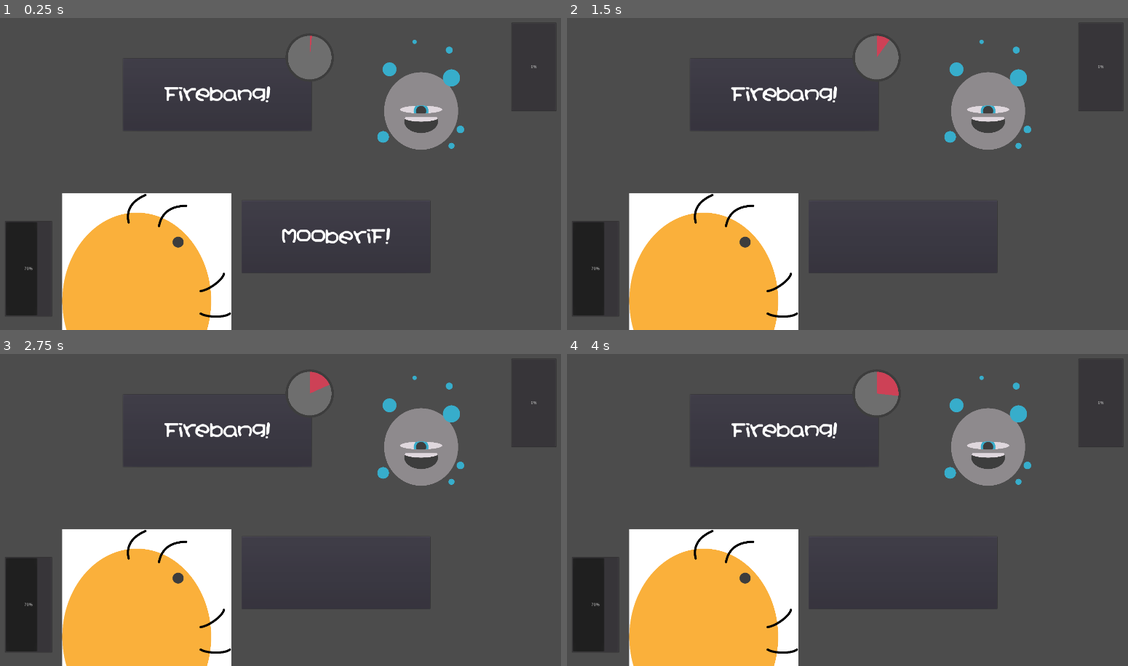
Above: before the commit, frames 1-4 (two rows, left to right).
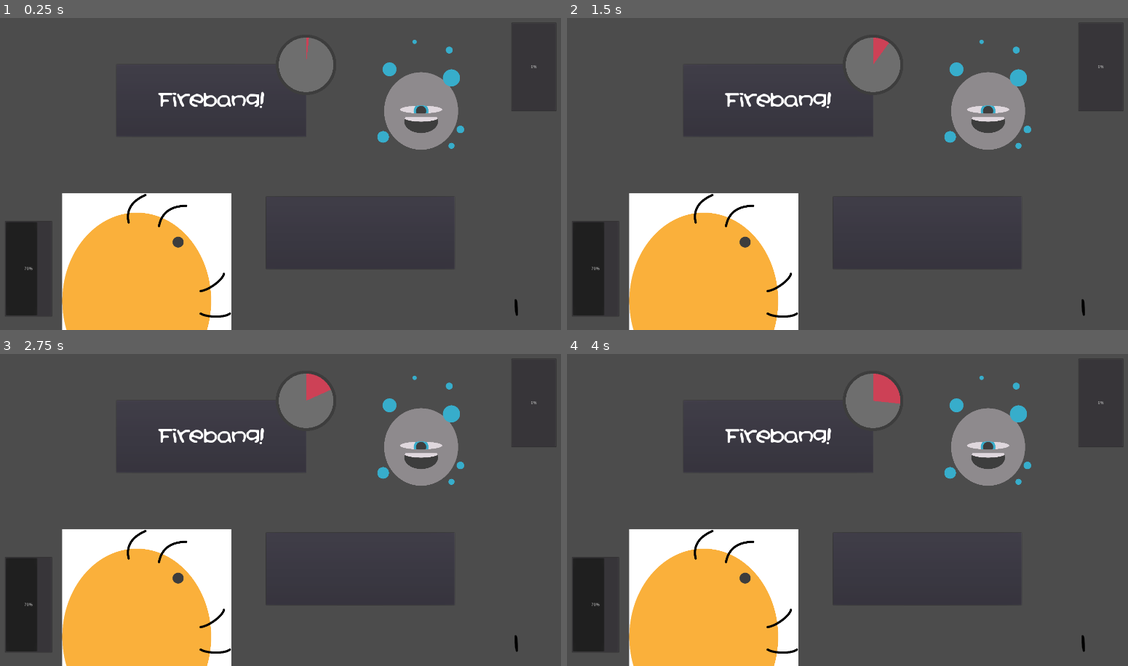
Above: after the commit, the same moments.

Repository: Tzeryushi/Dispelling-Bee
Game: Godot game, scene res://Main.tscn
Two runs of this game, one before a commit and one after it. Both use one fixed random seed, a clock stepped at 60 frames per second and the inputs below.
Inputs:
- Up to frame 1 (0.25 s): no input
- Up to frame 2 (1.5 s): tap Enter (ui_accept) at 0.5, 0.77 s; tap Backspace at 0.6, 1.35 s
- Up to frame 3 (2.75 s): tap Enter (ui_accept) at 1.52 s; tap Backspace at 2.1 s
- Up to frame 4 (4 s): tap Backspace at 2.85, 3.6 s; tap Enter (ui_accept) at 3.02, 3.77 s

The runs differ from the first frame. In frame 1, 1.7% of the frame differs, in the area x 28-93%, y 5-96%; in frame 2, 1.3%; in frame 3, 1.4%; in frame 4, 1.4%.

Commit message:
Implemented honey counter
Needs assets, for course, but it works

Diff:
--- a/combat/Combat.gd
+++ b/combat/Combat.gd
@@ -11,21 +11,26 @@
 #TODO: load stats dynamically - won't necessarily be the same file in the future
 export var player_ref : Resource
 
+#player nodes
 onready var player_spell_box = $GUI/PSContainer/PSpellText
+onready var player_stats = $Player/CombatStats
+onready var player_health = $GUI/PlayerHealth
+onready var player_honey_count = $GUI/HoneyCounter
+
+#enemy nodes
 onready var enemy_spell_box = $GUI/ESContainer/ESpellText
-
-onready var player_stats = $Player/CombatStats
-
-onready var player_health = $GUI/PlayerHealth
 onready var enemy_health = $GUI/EnemyHealth
 onready var spell_timer = $GUI/SpellTimer
 
+#temp nodes for protoyping
 onready var enemy_spells = $Enemy/EnemySpells #TEMPORARY! will pull from Enemy node after behavior is made
 
 var next_spell_count = 0 #TEMPORARY! Behavior will be coded later
-var current_enemy_spell = ""
+var current_enemy_spell = "" #saves key to access current spell in enemy spell dictionary
 
-var player_spell = ""
+var player_spell = "" #current string input from player
+#TODO: handle unhandled input from symbols not supported by fonts
+
 #TODO: pass reformatted enemy spell (with punct. rules and reverse)
 
 var player_text_tags = "[center][wave]"
@@ -40,6 +45,7 @@
 	player_stats.max_honey = player_ref.max_honey
 	player_health.max_value = player_stats.max_health
 	player_health.value = player_stats.health
+	player_honey_count.setup(player_stats.max_honey, player_stats.honey)
 	next_spell()
 
 #handle the keyboard input. Subject to change. Restrict keys with hash?
@@ -90,4 +96,5 @@
 
 
 func _on_CombatStats_health_changed(old_value, new_value):
+	#TODO: might just incept this into a script for the health bar instead of clogging this up
 	player_health.value = new_value
--- a/combat/Combat.tscn
+++ b/combat/Combat.tscn
@@ -9,6 +9,7 @@
 [ext_resource path="res://combat/SpellTimer.gd" type="Script" id=7]
 [ext_resource path="res://combat/CombatStats.gd" type="Script" id=8]
 [ext_resource path="res://data/DefaultPlayer.tres" type="Resource" id=9]
+[ext_resource path="res://combat/HoneyCounter.gd" type="Script" id=10]
 
 [node name="Combat" type="Node2D"]
 script = ExtResource( 1 )
@@ -40,16 +41,16 @@
 rounded = true
 
 [node name="ESContainer" type="PanelContainer" parent="GUI"]
-margin_left = 422.0
-margin_top = 180.0
-margin_right = 1048.0
-margin_bottom = 423.0
+margin_left = 400.0
+margin_top = 200.0
+margin_right = 1030.0
+margin_bottom = 442.0
 
 [node name="ESpellText" type="RichTextLabel" parent="GUI/ESContainer"]
 margin_left = 7.0
-margin_top = 90.0
-margin_right = 619.0
-margin_bottom = 153.0
+margin_top = 89.0
+margin_right = 623.0
+margin_bottom = 152.0
 size_flags_vertical = 4
 theme = ExtResource( 6 )
 bbcode_enabled = true
@@ -59,10 +60,14 @@
 scroll_active = false
 
 [node name="PSContainer" type="PanelContainer" parent="GUI"]
-margin_left = 814.0
-margin_top = 650.0
-margin_right = 1440.0
-margin_bottom = 893.0
+anchor_left = 1.0
+anchor_top = 1.0
+anchor_right = 1.0
+anchor_bottom = 1.0
+margin_left = -1026.0
+margin_top = -443.0
+margin_right = -400.0
+margin_bottom = -200.0
 
 [node name="PSpellText" type="RichTextLabel" parent="GUI/PSContainer"]
 margin_left = 7.0
@@ -72,17 +77,15 @@
 size_flags_vertical = 4
 theme = ExtResource( 6 )
 bbcode_enabled = true
-bbcode_text = "[center][wave]MooberiF!"
-text = "MooberiF!"
 fit_content_height = true
 scroll_active = false
 
 [node name="SpellTimer" type="TextureProgress" parent="GUI"]
-margin_left = 960.0
-margin_top = 99.0
-margin_right = 2960.0
-margin_bottom = 2099.0
-rect_scale = Vector2( 0.08, 0.08 )
+margin_left = 928.0
+margin_top = 103.0
+margin_right = 2928.0
+margin_bottom = 2103.0
+rect_scale = Vector2( 0.1, 0.1 )
 max_value = 1000.0
 texture_under = ExtResource( 4 )
 texture_progress = ExtResource( 5 )
@@ -91,6 +94,27 @@
 
 [node name="Timer" type="Timer" parent="GUI/SpellTimer"]
 autostart = true
+
+[node name="HoneyCounter" type="NinePatchRect" parent="GUI"]
+margin_left = 1672.0
+margin_top = 962.0
+margin_right = 1890.0
+margin_bottom = 1057.0
+script = ExtResource( 10 )
+
+[node name="Count" type="Label" parent="GUI/HoneyCounter"]
+anchor_right = 1.0
+anchor_bottom = 1.0
+margin_right = -117.0
+theme = ExtResource( 6 )
+text = "1"
+align = 1
+valign = 1
+
+[node name="HoneyIcon" type="TextureRect" parent="GUI/HoneyCounter"]
+anchor_right = 1.0
+anchor_bottom = 1.0
+margin_left = 111.0
 
 [node name="Enemy" parent="." instance=ExtResource( 3 )]
 position = Vector2( 1410, 492 )
@@ -114,3 +138,4 @@
 
 [connection signal="timeout" from="GUI/SpellTimer/Timer" to="." method="_on_Timer_timeout"]
 [connection signal="health_changed" from="Player/CombatStats" to="." method="_on_CombatStats_health_changed"]
+[connection signal="honey_changed" from="Player/CombatStats" to="GUI/HoneyCounter" method="_on_CombatStats_honey_changed"]
--- a/combat/CombatStats.gd
+++ b/combat/CombatStats.gd
@@ -1,6 +1,7 @@
 extends Node
 
 signal health_changed(old_value, new_value)
+signal honey_changed(old_value, new_value)
 
 var health : int = 1
 var max_health : int = 10
@@ -8,12 +9,14 @@
 var max_honey : int = 5
 
 func change_honey(value) -> void:
+	var old = honey
 	if honey + value > max_honey:
 		honey = max_honey
 	elif honey + value < 0:
 		honey = 0
 	else:
 		honey += value
+	emit_signal("honey_changed", old, honey)
 
 func change_health(value) -> void:
 	var old = health
--- /dev/null
+++ b/combat/HoneyCounter.gd
@@ -0,0 +1,34 @@
+extends NinePatchRect
+
+#shouldn't need to send signals from here
+
+onready var count = $Count
+var current_count = 0
+var max_count = 0 #for setting font red when count is full
+
+export var normal_color : Color = Color(0,0,0,1)
+export var full_color : Color = Color (1,0,0,1)
+
+func update_count(new_count) -> void:
+	current_count = new_count
+	full_check()
+	count.text = String(new_count)
+
+func setup(new_max_count, new_count) -> void:
+	current_count = new_count
+	max_count = new_max_count
+	update_count(current_count)
+
+func update_max(new_max_count) -> void:
+	max_count = new_max_count
+	full_check()
+
+func full_check() -> void:
+	if current_count >= max_count:
+		count.add_color_override("font_color", full_color)
+	else:
+		count.add_color_override("font_color", normal_color)
+
+func _on_CombatStats_honey_changed(_old_value, new_value):
+	#received from CombatStats
+	update_count(new_value)
--- a/combat/SpellTheme1.tres
+++ b/combat/SpellTheme1.tres
@@ -1,6 +1,12 @@
-[gd_resource type="Theme" load_steps=3 format=2]
+[gd_resource type="Theme" load_steps=4 format=2]
 
 [ext_resource path="res://fonts/kirbyss.ttf" type="DynamicFontData" id=1]
+
+[sub_resource type="DynamicFont" id=2]
+size = 80
+use_mipmaps = true
+use_filter = true
+font_data = ExtResource( 1 )
 
 [sub_resource type="DynamicFont" id=1]
 size = 70
@@ -9,4 +15,5 @@
 font_data = ExtResource( 1 )
 
 [resource]
+Label/fonts/font = SubResource( 2 )
 RichTextLabel/fonts/normal_font = SubResource( 1 )
Not shown: 1 places in combat/Combat.tscn that only renumber resources
